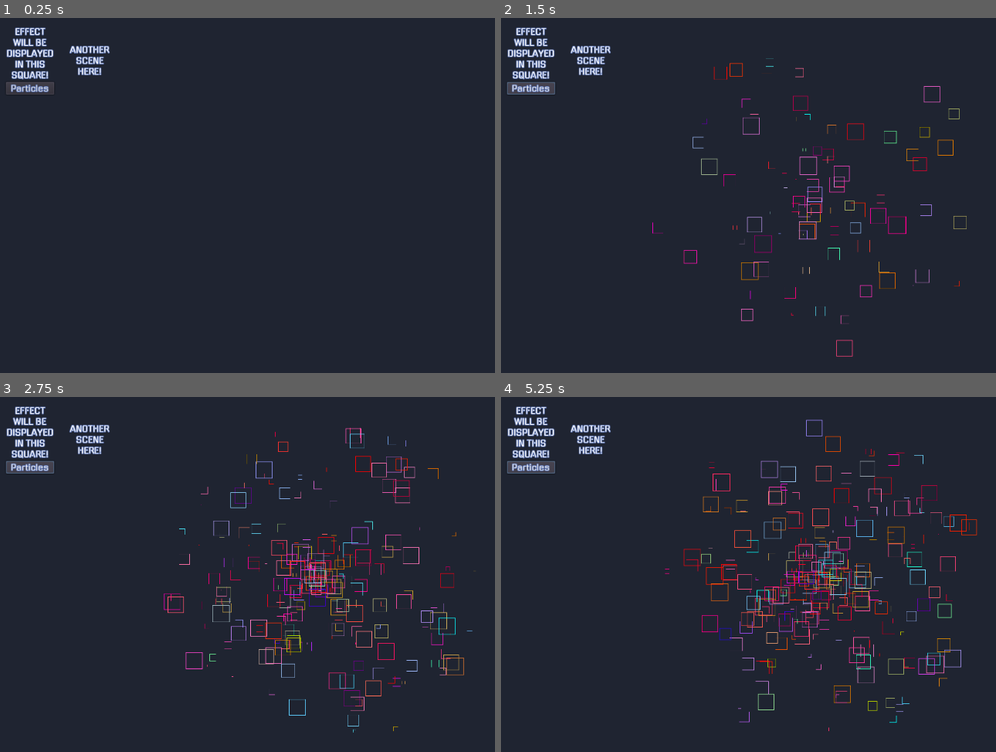
Above: before the commit, frames 1-4 (two rows, left to right).
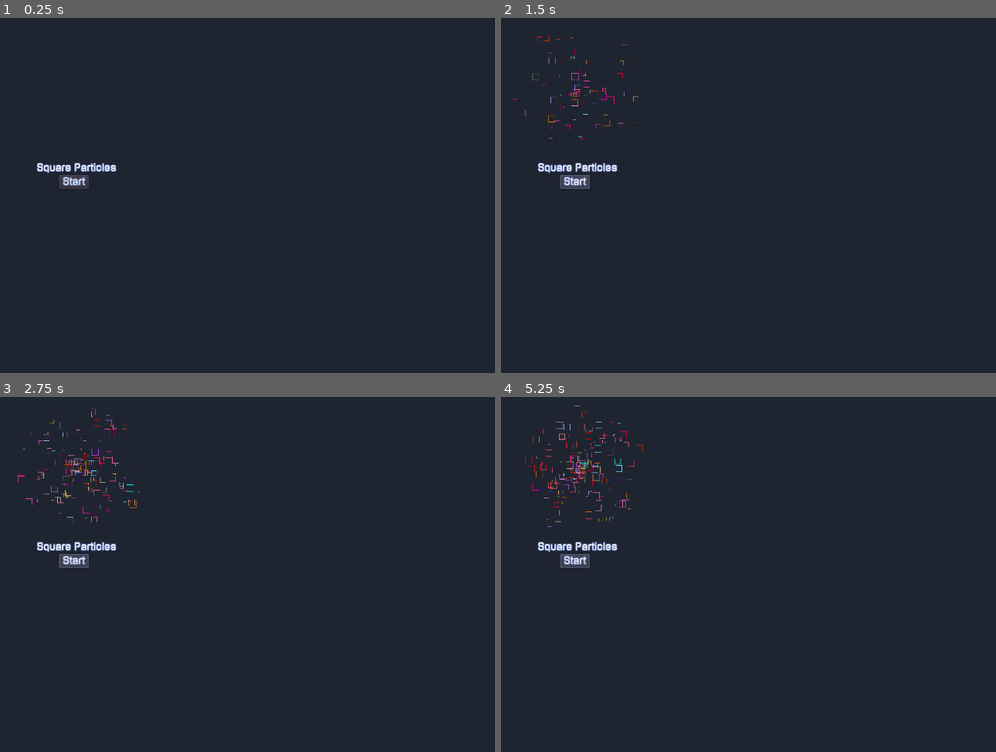
Above: after the commit, the same moments.

Repository: Ario124/Godot_Playground
Game: Godot game, scene res://Scenes/Main.tscn
The game is run twice, just before and just after one commit, with the same random seed, the same clock (stepped at 60 frames per second) and the same inputs. The project has no main scene, so this scene is started directly.
Inputs:
- Up to frame 1 (0.25 s): no input
- Up to frame 2 (1.5 s): click "Particles" (after the commit: "Start") at 0.5 s; click "Particles" (after the commit: "Start") at 1.25 s
- Up to frame 3 (2.75 s): click "Particles" (after the commit: "Start") at 2 s
- Up to frame 4 (5.25 s): no input

The runs differ from the first frame. In frame 1, 1.9% of the frame differs, in the area x 1-24%, y 2-49%; in frame 2, 3.8%; in frame 3, 5.9%; in frame 4, 6.8%, in the area x 1-97%, y 2-95%.

Commit message:
Added containers for square particles effect with button to activate

Diff:
--- a/Resources/FontSettings.tres
+++ b/Resources/FontSettings.tres
@@ -4,7 +4,6 @@
 font_path = "res://Fonts/Gugi-Regular.ttf"
 
 [resource]
-size = 14
 outline_size = 1
 outline_color = Color( 0.34902, 0.447059, 0.701961, 1 )
 use_filter = true
--- a/Scenes/Menu.gd
+++ b/Scenes/Menu.gd
@@ -1,11 +1,12 @@
 extends Control
 
-
+onready var square_particles_container = $HBoxContainer/FirstBox/CenterContainer
 var square_particles = load("res://Scenes/SquareParticles.tscn")
-
 
 func _on_Button_pressed():
 	var particles = square_particles.instance()
-	add_child(particles)
+	particles.scale.x = 0.4
+	particles.scale.y = 0.4
+	square_particles_container.add_child(particles)
 	yield(get_tree().create_timer(5.0), "timeout")
-	remove_child(particles)
+	square_particles_container.remove_child(particles)
--- a/Scenes/Menu.tscn
+++ b/Scenes/Menu.tscn
@@ -28,64 +28,86 @@
 }
 
 [node name="FirstBox" type="MarginContainer" parent="HBoxContainer"]
-margin_right = 110.0
-margin_bottom = 142.0
-custom_constants/margin_right = 15
-custom_constants/margin_top = 15
-custom_constants/margin_left = 15
-custom_constants/margin_bottom = 15
+margin_right = 240.0
+margin_bottom = 240.0
+custom_constants/margin_right = 20
+custom_constants/margin_top = 20
+custom_constants/margin_left = 20
+custom_constants/margin_bottom = 20
 __meta__ = {
 "_edit_use_anchors_": false
 }
 
 [node name="VBoxContainer" type="VBoxContainer" parent="HBoxContainer/FirstBox"]
-margin_left = 15.0
-margin_top = 15.0
-margin_right = 95.0
-margin_bottom = 127.0
-rect_min_size = Vector2( 80, 80 )
+margin_left = 20.0
+margin_top = 20.0
+margin_right = 220.0
+margin_bottom = 220.0
+rect_min_size = Vector2( 200, 200 )
 alignment = 1
 
-[node name="Label" type="Label" parent="HBoxContainer/FirstBox/VBoxContainer"]
-margin_right = 80.0
-margin_bottom = 87.0
-custom_fonts/font = ExtResource( 1 )
-text = "Effect will be displayed in this square!"
-align = 1
-valign = 1
-autowrap = true
-uppercase = true
+[node name="CenterContainer" type="CenterContainer" parent="HBoxContainer/FirstBox"]
+margin_left = 120.0
+margin_top = 120.0
+margin_right = 120.0
+margin_bottom = 120.0
+size_flags_horizontal = 4
+size_flags_vertical = 4
 
-[node name="Button" type="Button" parent="HBoxContainer/FirstBox/VBoxContainer"]
-margin_top = 91.0
-margin_right = 80.0
-margin_bottom = 112.0
-custom_fonts/font = ExtResource( 1 )
-text = "Particles"
-
-[node name="SecondBox" type="MarginContainer" parent="HBoxContainer"]
-margin_left = 114.0
-margin_right = 194.0
-margin_bottom = 142.0
+[node name="HBoxContainer2" type="HBoxContainer" parent="."]
+margin_right = 264.0
+margin_bottom = 294.0
+alignment = 1
 __meta__ = {
 "_edit_use_anchors_": false
 }
 
-[node name="VBoxContainer" type="VBoxContainer" parent="HBoxContainer/SecondBox"]
-margin_right = 80.0
-margin_bottom = 142.0
-rect_min_size = Vector2( 80, 80 )
-alignment = 1
+[node name="MarginContainer" type="MarginContainer" parent="HBoxContainer2"]
+margin_left = 26.0
+margin_right = 238.0
+margin_bottom = 297.0
+custom_constants/margin_right = 40
+custom_constants/margin_top = 240
+custom_constants/margin_left = 40
+custom_constants/margin_bottom = 40
 
-[node name="Label" type="Label" parent="HBoxContainer/SecondBox/VBoxContainer"]
-margin_top = 45.0
-margin_right = 80.0
-margin_bottom = 96.0
+[node name="Label" type="Label" parent="HBoxContainer2/MarginContainer"]
+margin_left = 40.0
+margin_top = 240.0
+margin_right = 172.0
+margin_bottom = 257.0
 custom_fonts/font = ExtResource( 1 )
-text = "Another scene here!"
+text = "Square Particles"
 align = 1
 valign = 1
-autowrap = true
-uppercase = true
+__meta__ = {
+"_edit_use_anchors_": false
+}
 
-[connection signal="pressed" from="HBoxContainer/FirstBox/VBoxContainer/Button" to="." method="_on_Button_pressed"]
+[node name="HBoxContainer3" type="HBoxContainer" parent="."]
+margin_top = 240.0
+margin_right = 256.0
+margin_bottom = 288.0
+alignment = 1
+__meta__ = {
+"_edit_use_anchors_": false
+}
+
+[node name="MarginContainer" type="MarginContainer" parent="HBoxContainer3"]
+margin_left = 83.0
+margin_right = 172.0
+margin_bottom = 63.0
+custom_constants/margin_right = 20
+custom_constants/margin_top = 20
+custom_constants/margin_left = 20
+custom_constants/margin_bottom = 20
+
+[node name="Button" type="Button" parent="HBoxContainer3/MarginContainer"]
+margin_left = 20.0
+margin_top = 20.0
+margin_right = 69.0
+margin_bottom = 43.0
+custom_fonts/font = ExtResource( 1 )
+text = "Start"
+
+[connection signal="pressed" from="HBoxContainer3/MarginContainer/Button" to="." method="_on_Button_pressed"]
--- a/Scenes/SquareParticles.tscn
+++ b/Scenes/SquareParticles.tscn
@@ -28,7 +28,7 @@
 hue_variation_random = 0.53
 
 [node name="SquareParticles" type="Particles2D"]
-position = Vector2( 492, 305 )
+position = Vector2( -1, 1 )
 amount = 100
 process_material = SubResource( 1 )
 texture = ExtResource( 1 )
